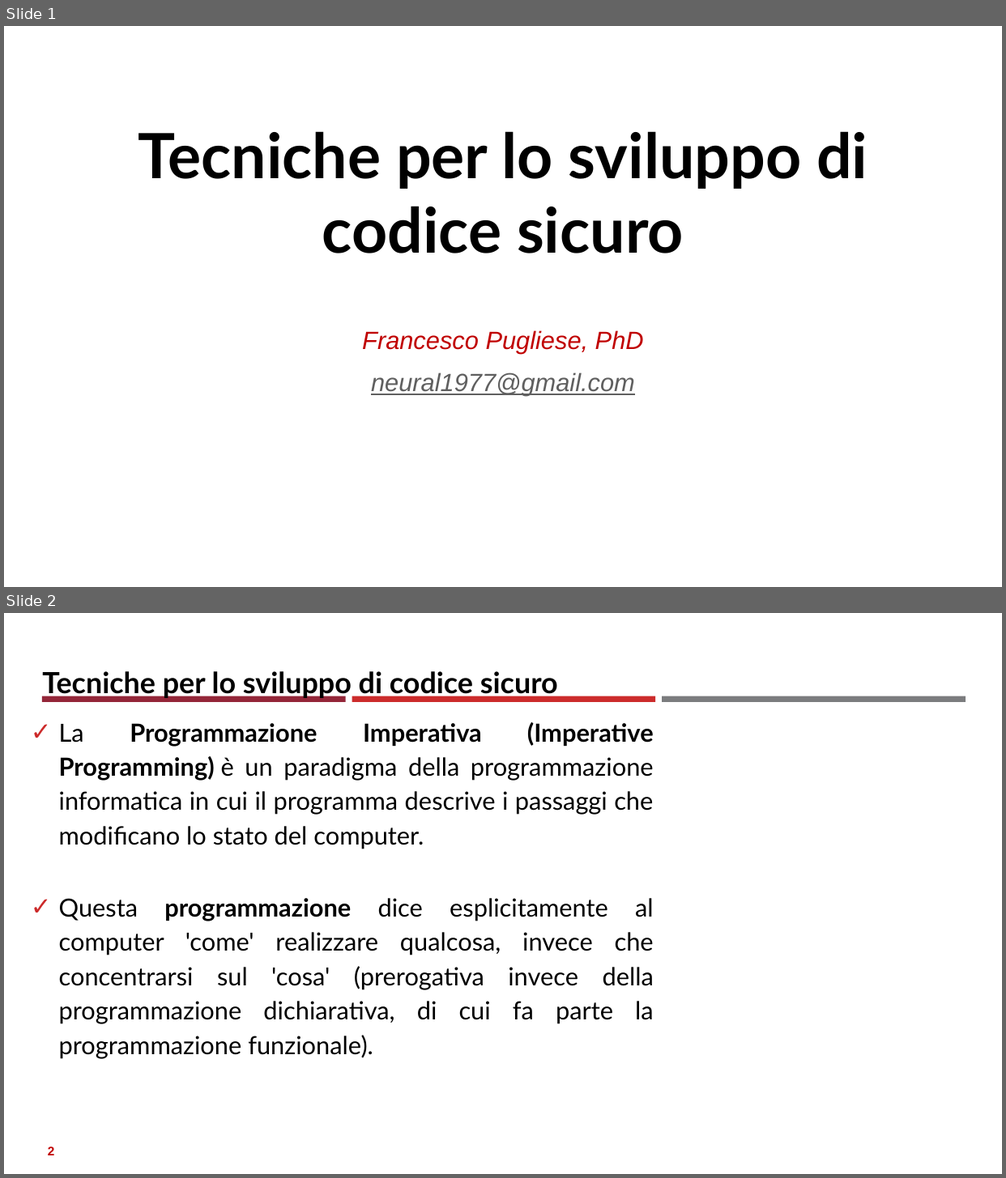
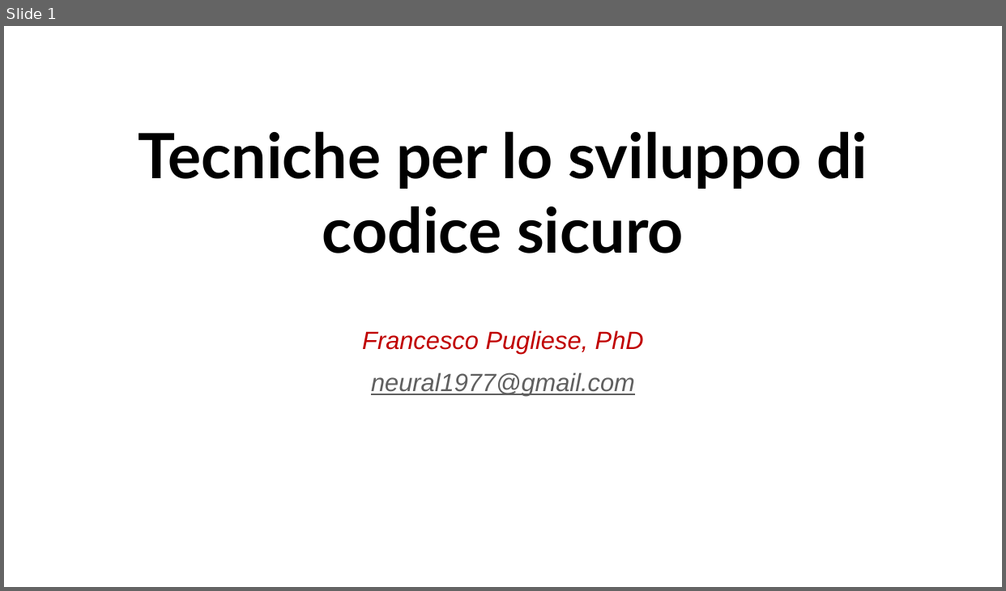
Before and after one commit to neural1977/data_science_interview_material, a slide deck: Assicurazioni/Tecniche per lo sviluppo di codice sicuro_ita.pptx. Shown one above the other, each under a label of ours: slides 1 and 2 before the commit, slide 1 after it. The pictures are 1006x1178 and 1006x591 pixels, drawn with LibreOffice and Linux fonts; fonts in the diff are those of the drawing. Boxes give left, top, right and bottom in pixels: in the first picture for what was removed or moved away, otherwise in the second. Text is boxed around its words. In the diff, an @@ line names an element or a change of style, - is before the commit and + after.

```diff
--- a/Assicurazioni/Tecniche per lo sviluppo di codice sicuro_ita.pptx
+++ b/Assicurazioni/Tecniche per lo sviluppo di codice sicuro_ita.pptx
@@ slide 2 removed at box(4, 613, 1002, 1174), background #FFFFFF @@
@@ title removed at box(42, 671, 558, 699) @@
-Tecniche per lo sviluppo di codice sicuro
@@ rectangle removed at box(42, 696, 346, 702) @@
@@ rectangle removed at box(352, 696, 655, 702) @@
@@ rectangle removed at box(662, 696, 966, 702) @@
@@ text removed at box(59, 722, 654, 1059) @@
-✓ La Programmazione Imperativa (Imperative Programming) è un paradigma della programmazione informatica in cui il programma descrive i passaggi che modificano lo stato del computer.
-✓ Questa programmazione dice esplicitamente al computer 'come' realizzare qualcosa, invece che concentrarsi sul 'cosa' (prerogativa invece della programmazione dichiarativa, di cui fa parte la programmazione funzionale).
@@ page number removed at box(48, 1147, 55, 1156) @@
-2
```
Also in this commit, not shown: 6 slides added, 2 other slides removed.
